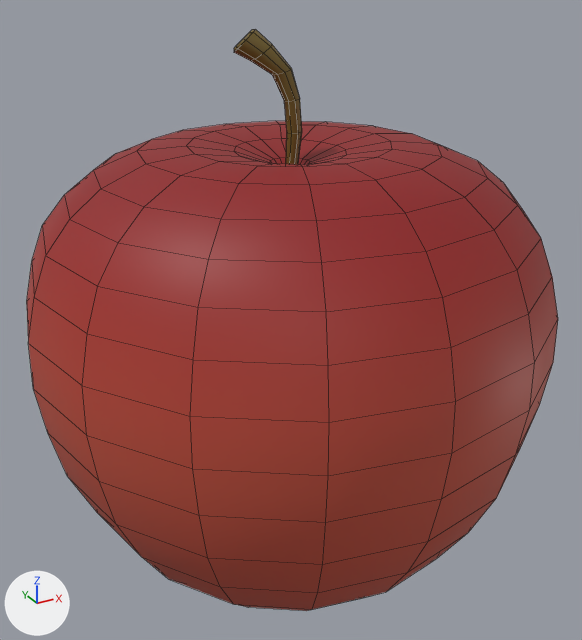
Two versions of the FBX model LostAndFound/Assets/ArtAssets/Props/Apple/Apple.fbx, one commit apart.
Camera for both pictures: a 50 mm lens placed at (-0.01035, -0.01888, 0.00996), pointed at (0.00006, 0.00006, 0.00049). The lights are fixed; the arrows at lower left show +X, +Y and +Z. Mesh edges are drawn as thin lines. Where no turn or scale is listed for an object, it has been applied to the vertices.

In view in the first picture: 'Apple'.
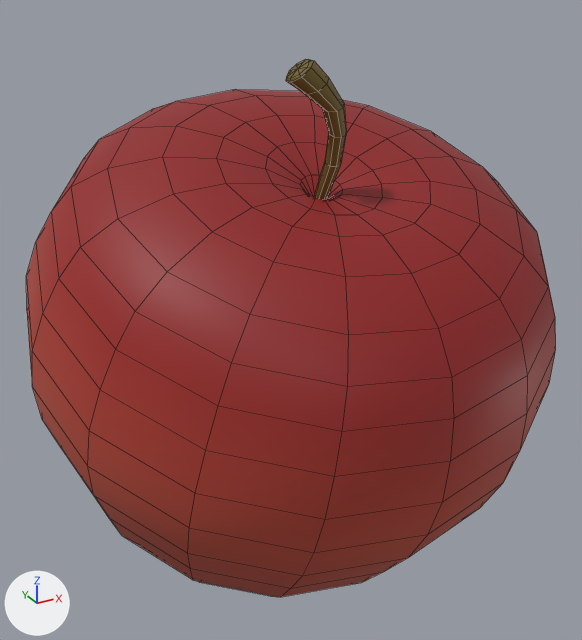
What differs and where, as boxes [x1, y1, x2, y2] in the pictures (582 x 640 px; the box of a moved part takes in the faces that stretch with it):
'Apple', reshaped (8% shorter)
    before: [27, 29, 558, 611]
    after: [26, 59, 556, 597]
part 1 of me_mesh, moved or reshaped
    before: [234, 29, 302, 164]
    after: [286, 59, 346, 200]
part 2 of me_mesh, moved or reshaped
    before: [27, 121, 558, 611]
    after: [26, 89, 556, 597]

The change, as a diff of the scene's bpy script:
```diff
--- a/LostAndFound/Assets/ArtAssets/Props/Apple/Apple.fbx.py
+++ b/LostAndFound/Assets/ArtAssets/Props/Apple/Apple.fbx.py
@@ me_mesh @@
 # used by ob_apple; location = (0.0, 0.0, 0.00044)
-me_mesh.from_pydata(...)  # 347 vertices, 360 faces; spans x -0.0074..0.0074, y -0.0074..0.0074, z -0.0081..0.0081
+me_mesh.from_pydata(...)  # 347 vertices, 360 faces; spans x -0.0074..0.0074, y -0.0074..0.0074, z -0.0084..0.0076
+# me_mesh part 1: the loose piece of 57 vertices spanning x -0.0015..0.0003, y -0.0004..0.0006, z 0.004..0.0081 is turned 20.8 degrees about the x axis through the mesh origin
+# me_mesh part 2: 290 of 347 vertices moved; they spanned x -0.0074..0.0074, y -0.0074..0.0074, z -0.0081..0.0052 and now span x -0.0074..0.0074, y -0.0074..0.0074, z -0.0084..0.0062; mean shift (0.0, 0.0002, 0.0); largest move (0.0, 0.0033, -0.0075) -> (0.0, 0.0062, -0.0057)
 me_mesh.materials.append(mat_m_apple)
```
